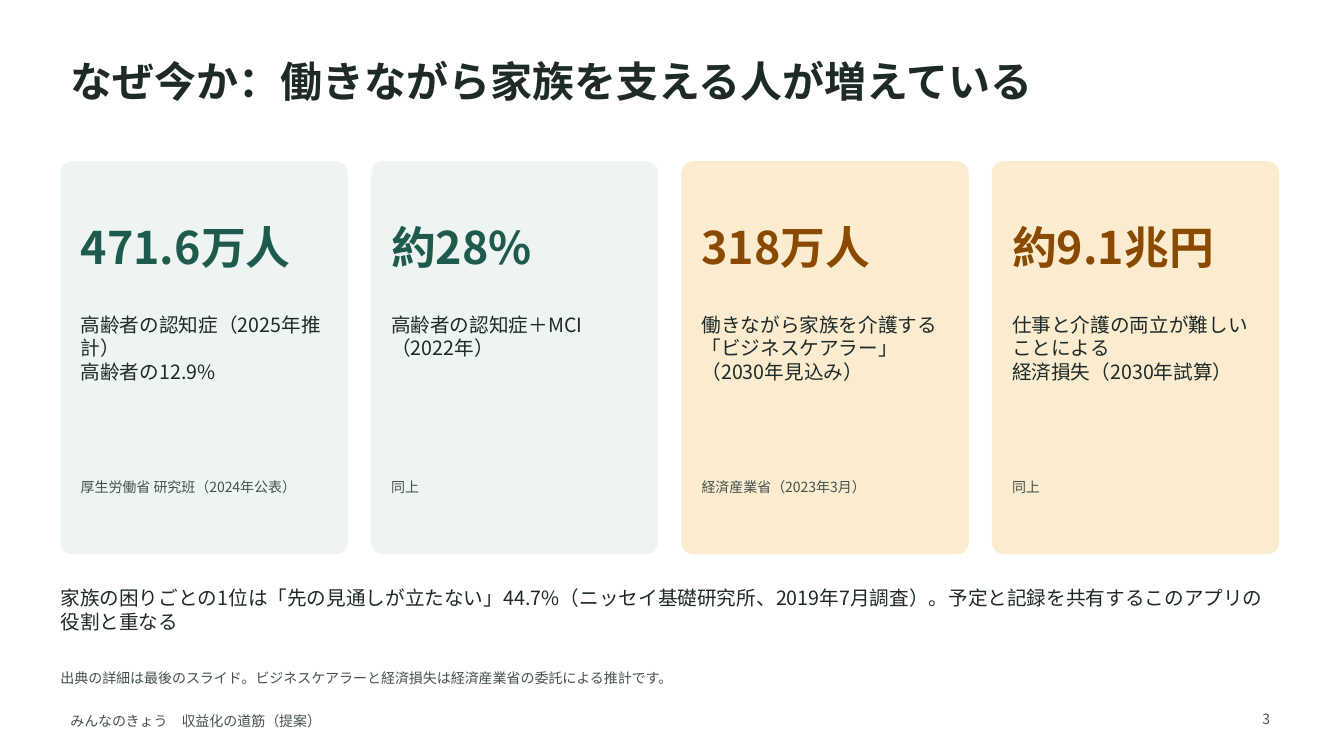
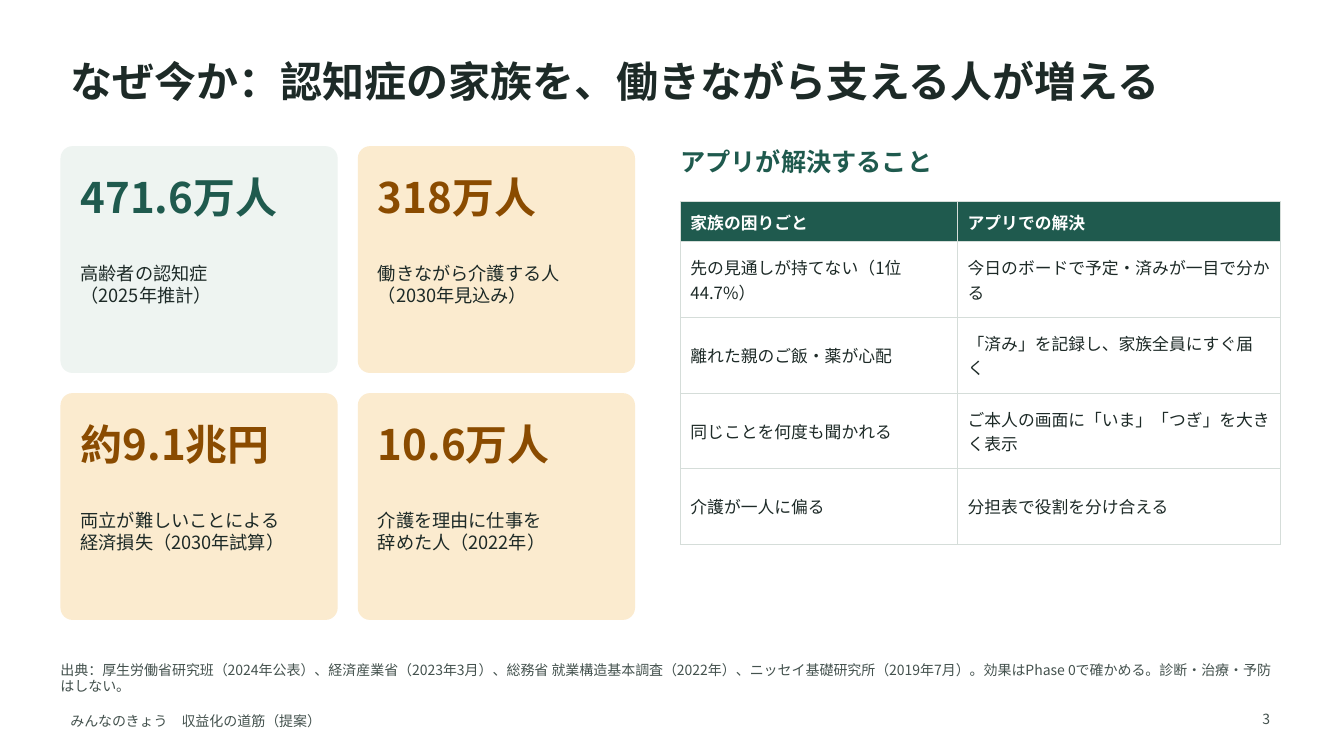
Before and after one commit to sakurabloomyou/Sunplaza-supermarket, a slide deck: slide 3 of minnanokyou-business/minnanokyou_monetization_plan.pptx. Drawn at 1344x756 pixels with LibreOffice and Linux fonts; fonts in the diff are those of the drawing. Boxes give left, top, right and bottom in pixels: in the first picture for what was removed or moved away, otherwise in the second. Text is boxed around its words. In the diff, an @@ line names an element or a change of style, - is before the commit and + after.

```diff
--- a/minnanokyou-business/minnanokyou_monetization_plan.pptx
+++ b/minnanokyou-business/minnanokyou_monetization_plan.pptx
@@ title at box(70, 60, 1159, 101): text changed @@
-なぜ今か：働きながら家族を支える人が増えている
+なぜ今か：認知症の家族を、働きながら支える人が増える
@@ rounded rectangle: place and size @@
-rounded rectangle at box(60, 161, 348, 555)
+rounded rectangle at box(60, 146, 338, 373)
@@ rounded rectangle at box(60, 146, 338, 373): proportions changed @@
@@ rounded rectangle added at box(358, 146, 635, 373), fill #FBEBCF @@
@@ text added at box(680, 149, 932, 174), 18 pt, text #1F5A4E, bold @@
+アプリが解決すること
@@ text "471.6万人": place and size @@
-text "471.6万人" at box(81, 226, 291, 268)
+text "471.6万人" at box(81, 177, 278, 217)
@@ rounded rectangle removed at box(371, 161, 658, 555) @@
@@ text "318万人": place and size @@
-text "318万人" at box(702, 226, 871, 268)
+text "318万人" at box(378, 177, 536, 217)
@@ rounded rectangle removed at box(682, 161, 969, 555) @@
@@ rounded rectangle removed at box(992, 161, 1279, 555) @@
@@ table added at box(681, 202, 1280, 519), 5 rows, 2 columns @@
+家族の困りごと | アプリでの解決
+先の見通しが持てない（1位 44.7%） | 今日のボードで予定・済みが一目で分かる
+離れた親のご飯・薬が心配 | 「済み」を記録し、家族全員にすぐ届く
+同じことを何度も聞かれる | ご本人の画面に「いま」「つぎ」を大きく表示
+介護が一人に偏る | 分担表で役割を分け合える
@@ text at box(81, 264, 212, 304): text changed; size 14 to 13 pt @@
-高齢者の認知症（2025年推計）
-高齢者の12.9%
+高齢者の認知症
+（2025年推計）
@@ text at box(378, 264, 560, 304): text changed; size 32 to 13 pt; text colour #1F5A4E to #1D2A27; bold off @@
-約28%
+働きながら介護する人
+（2030年見込み）
@@ text "働きながら介護する人" at box(378, 264, 560, 304): vertical alignment middle to top @@
@@ text removed at box(391, 315, 582, 357) @@
-高齢者の認知症＋MCI
-（2022年）
@@ text removed at box(702, 315, 938, 381) @@
-働きながら家族を介護する
-「ビジネスケアラー」（2030年見込み）
@@ rounded rectangle added at box(60, 393, 338, 620), fill #FBEBCF @@
@@ size 32 to 30 pt; vertical alignment middle to top in 3 elements at box(81, 177, 278, 217), box(378, 177, 536, 217), box(81, 424, 270, 464) @@
@@ text "約9.1兆円": place and size @@
-text "約9.1兆円" at box(1012, 226, 1214, 268)
+text "約9.1兆円" at box(81, 424, 270, 464)
@@ rounded rectangle added at box(358, 393, 635, 620), fill #FBEBCF @@
@@ text added at box(378, 424, 550, 464), 30 pt, text #8A4B00, bold @@
+10.6万人
@@ text "両立が難しいことによる": place and size @@
-text "両立が難しいことによる" at box(1012, 315, 1248, 381)
+text "両立が難しいことによる" at box(81, 511, 285, 551)
@@ text removed at box(81, 480, 297, 493) @@
-厚生労働省 研究班（2024年公表）
@@ text removed at box(391, 480, 419, 493) @@
-同上
@@ text removed at box(702, 480, 866, 493) @@
-経済産業省（2023年3月）
@@ text removed at box(1012, 480, 1040, 493) @@
-同上
@@ text at box(81, 511, 280, 529): text changed; size 14 to 13 pt @@
-仕事と介護の両立が難しいことによる
+両立が難しいことによる
@@ text at box(81, 533, 285, 551): size 14 to 13 pt in "経済損失（2030年試算）" @@
@@ text added at box(378, 511, 545, 551), 13 pt, text #1D2A27 @@
+介護を理由に仕事を
+辞めた人（2022年）
@@ text removed at box(60, 588, 1262, 631) @@
-家族の困りごとの1位は「先の見通しが立たない」44.7%（ニッセイ基礎研究所、2019年7月調査）。予定と記録を共有するこのアプリの役割と重なる
@@ text at box(60, 663, 1271, 692): text changed @@
-出典の詳細は最後のスライド。ビジネスケアラーと経済損失は経済産業省の委託による推計です。
+出典：厚生労働省研究班（2024年公表）、経済産業省（2023年3月）、総務省 就業構造基本調査（2022年）、ニッセイ基礎研究所（2019年7月）。効果はPhase 0で確かめる。診断・治療・予防はしない。
```
Also in this commit, not shown: 6 other slides changed, 3 slides added, 8 slides removed, 1 other file.
